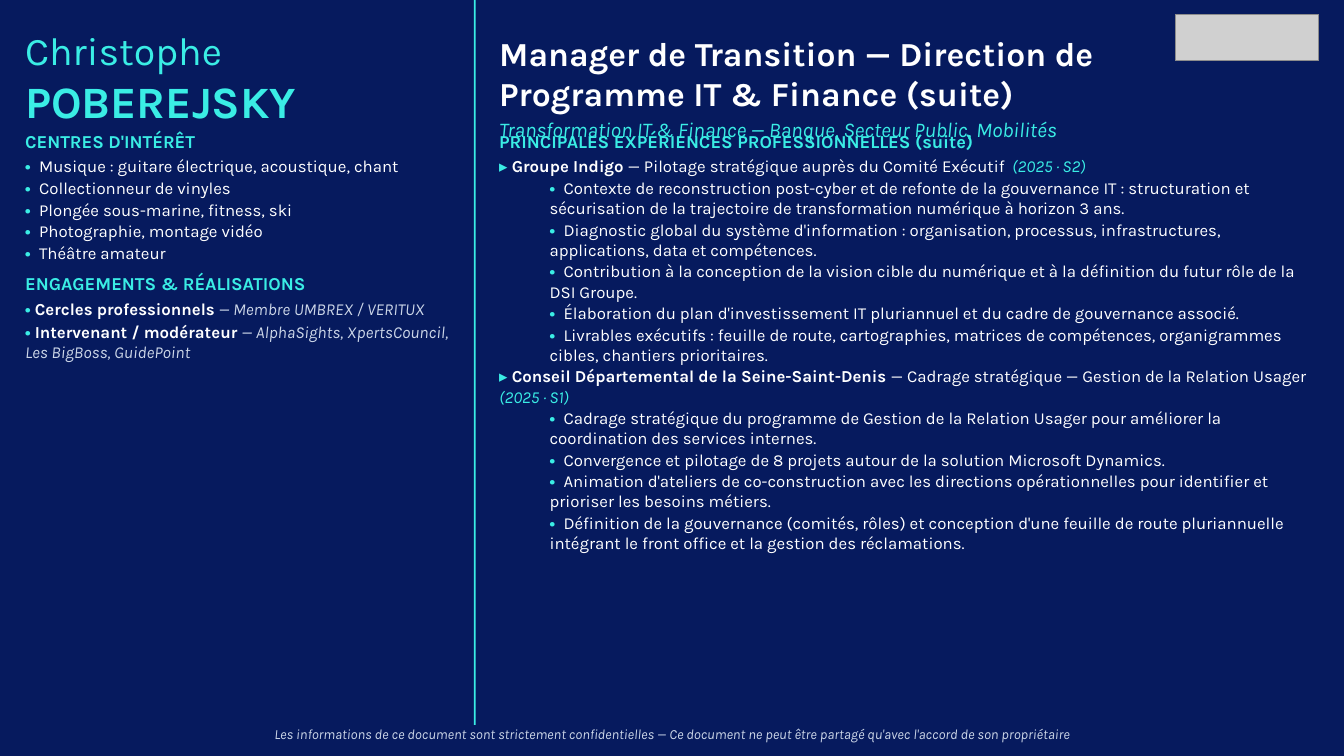
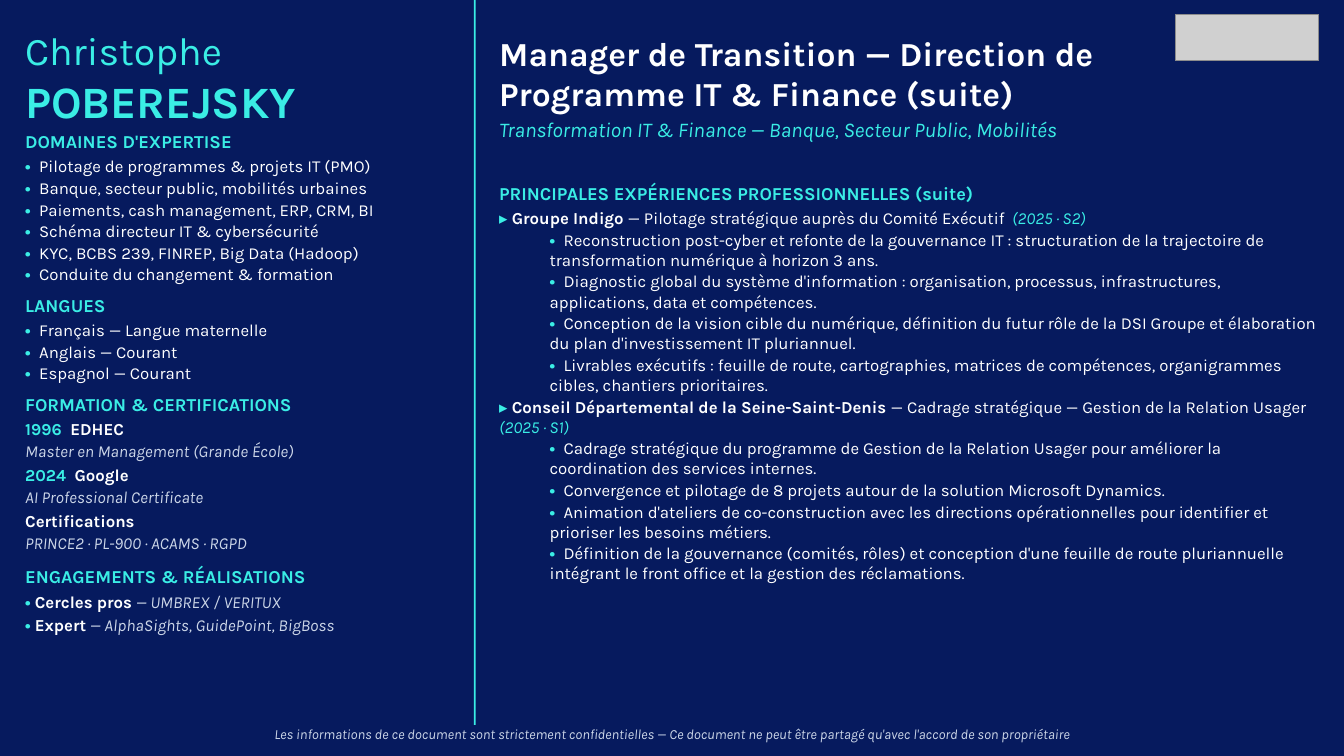
Before and after one commit to insidebankingfrance-rgb/G-n-rateur-de-CV, a slide deck: slide 2 of outputs/C.P._transition_management.pptx. Drawn at 1344x756 pixels with LibreOffice and Linux fonts; fonts in the diff are those of the drawing; grey boxes stand for pictures. Boxes give left, top, right and bottom in pixels: in the first picture for what was removed or moved away, otherwise in the second. Text is boxed around its words. In the diff, an @@ line names an element or a change of style, - is before the commit and + after.

```diff
--- a/outputs/C.P._transition_management.pptx
+++ b/outputs/C.P._transition_management.pptx
@@ text at bbox=[25, 135, 373, 549]: text changed @@
-CENTRES D'INTÉRÊT
-• Musique : guitare électrique, acoustique, chant
-• Collectionneur de vinyles
-• Plongée sous-marine, fitness, ski
-• Photographie, montage vidéo
-• Théâtre amateur
+DOMAINES D'EXPERTISE
+• Pilotage de programmes & projets IT (PMO)
+• Banque, secteur public, mobilités urbaines
+• Paiements, cash management, ERP, CRM, BI
+• Schéma directeur IT & cybersécurité
+• KYC, BCBS 239, FINREP, Big Data (Hadoop)
+• Conduite du changement & formation
+LANGUES
+• Français — Langue maternelle
+• Anglais — Courant
+• Espagnol — Courant
+FORMATION & CERTIFICATIONS
+1996 EDHEC
+Master en Management (Grande École)
+2024 Google
+AI Professional Certificate
+Certifications
+PRINCE2 · PL-900 · ACAMS · RGPD
@@ text "PRINCIPALES EXPÉRIENCES PROFESSIONNELLES (suite)": place and size @@
-text "PRINCIPALES EXPÉRIENCES PROFESSIONNELLES (suite)" at bbox=[499, 131, 1306, 553]
+text "PRINCIPALES EXPÉRIENCES PROFESSIONNELLES (suite)" at bbox=[499, 183, 1316, 583]
@@ text at bbox=[550, 234, 1265, 270]: text changed @@
-  • Contexte de reconstruction post-cyber et de refonte de la gouvernance IT : structuration et sécurisation de la trajectoire de transformation numérique à horizon 3 ans.
+  • Reconstruction post-cyber et refonte de la gouvernance IT : structuration de la trajectoire de transformation numérique à horizon 3 ans.
@@ text at bbox=[550, 316, 1316, 353]: text changed @@
-  • Contribution à la conception de la vision cible du numérique et à la définition du futur rôle de la DSI Groupe.
-  • Élaboration du plan d'investissement IT pluriannuel et du cadre de gouvernance associé.
+  • Conception de la vision cible du numérique, définition du futur rôle de la DSI Groupe et élaboration du plan d'investissement IT pluriannuel.
@@ text at bbox=[35, 596, 334, 635]: text changed @@
-• Cercles professionnels — Membre UMBREX / VERITUX
-• Intervenant / modérateur — AlphaSights, XpertsCouncil, Les BigBoss, GuidePoint
+• Cercles pros — UMBREX / VERITUX
+• Expert — AlphaSights, GuidePoint, BigBoss
```
Also in this commit, not shown: 4 other slides changed, 6 other files.
